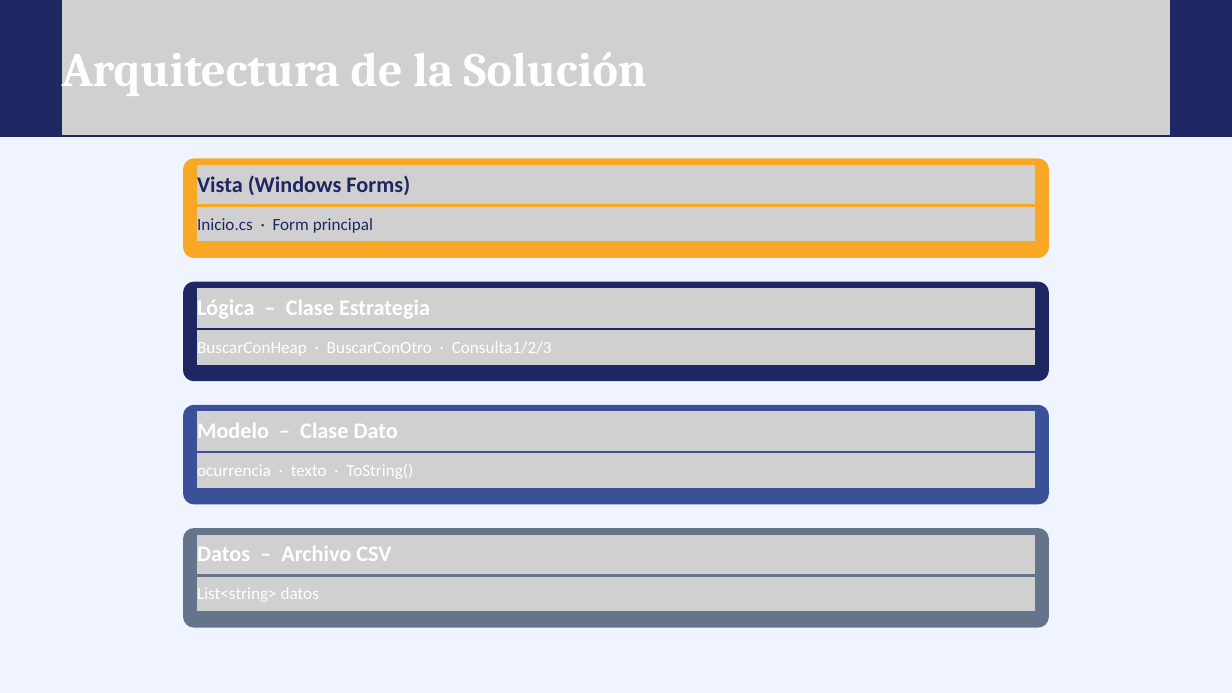
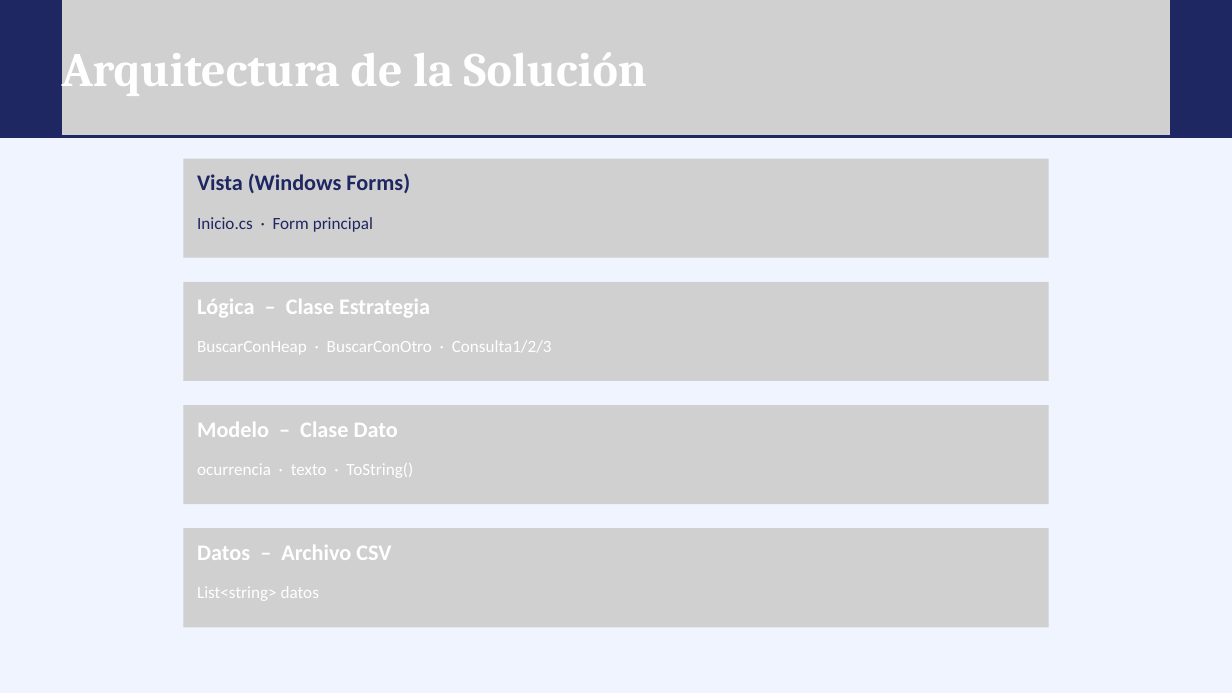
Before and after one commit to Axel32456/trabajo-final-algoritmos, a slide deck: slide 3 of Presentación TP Final.pptx. Drawn at 1232x693 pixels with LibreOffice and Linux fonts; fonts in the diff are those of the drawing; grey boxes stand for pictures; background and template pictures are left out. Boxes give left, top, right and bottom in pixels: in the first picture for what was removed or moved away, otherwise in the second. Text is boxed around its words. In the diff, an @@ line names an element or a change of style, - is before the commit and + after.

```diff
--- a/Presentación TP Final.pptx
+++ b/Presentación TP Final.pptx
@@ freeform shape removed at [184, 160, 1048, 257] @@
@@ picture added at [184, 159, 1049, 258] @@
@@ picture added at [197, 162, 1035, 205] @@
@@ picture added at [197, 205, 1035, 241] @@
@@ freeform shape removed at [184, 283, 1048, 381] @@
@@ picture added at [184, 282, 1049, 381] @@
@@ picture added at [197, 285, 1035, 328] @@
@@ picture added at [197, 328, 1035, 365] @@
@@ freeform shape removed at [184, 406, 1048, 504] @@
@@ picture added at [184, 405, 1049, 505] @@
@@ picture added at [197, 408, 1035, 451] @@
@@ picture added at [197, 452, 1035, 488] @@
@@ freeform shape removed at [184, 529, 1048, 627] @@
@@ picture added at [184, 529, 1049, 628] @@
@@ picture added at [197, 532, 1035, 574] @@
@@ picture added at [197, 575, 1035, 611] @@
```
Also in this commit, not shown: 8 other slides changed, 2 slides added.
